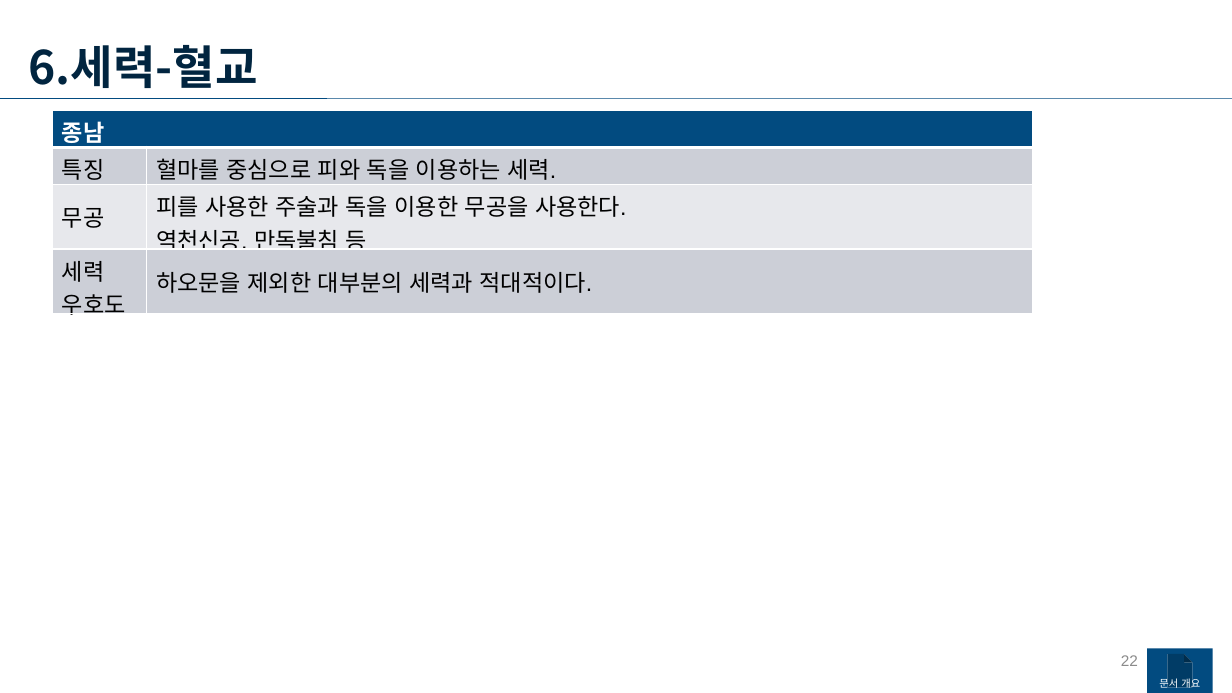
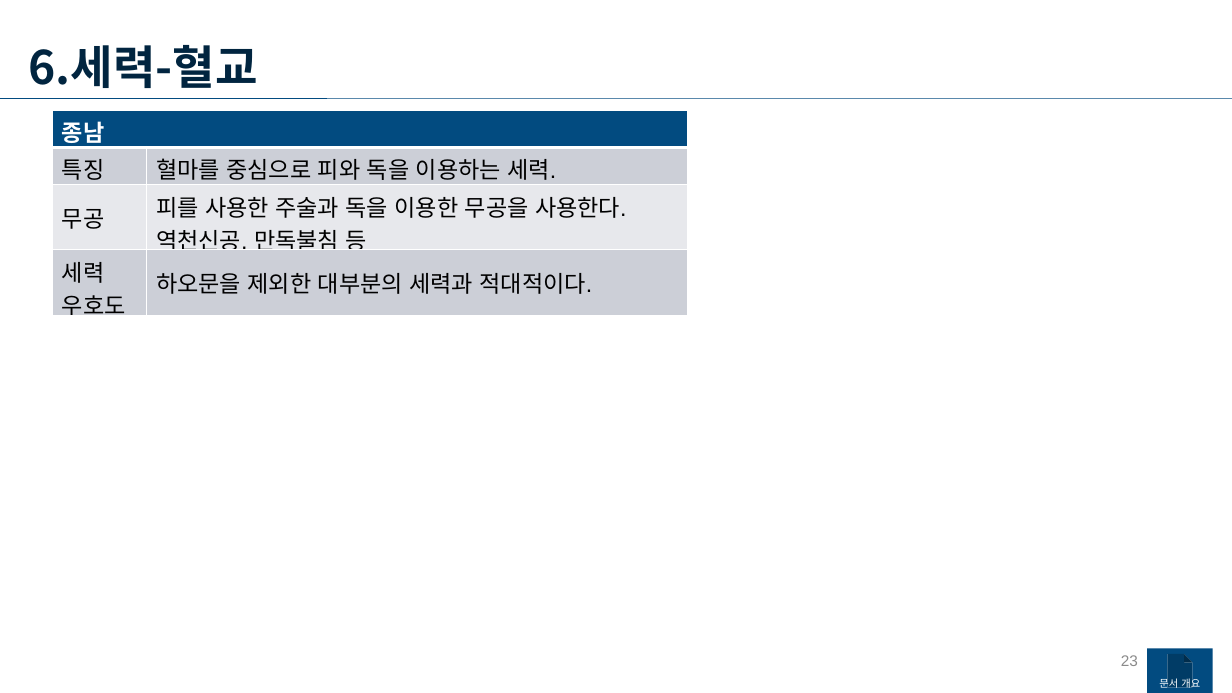
Before and after one commit to yjk0401/unityenginebasic_9th, a slide deck: slide 23 of 기획/메인 기획서.pptx (slide 22 before the commit). Drawn at 1232x693 pixels with LibreOffice and Linux fonts; fonts in the diff are those of the drawing. Boxes give left, top, right and bottom in pixels: in the first picture for what was removed or moved away, otherwise in the second. Text is boxed around its words. In the diff, an @@ line names an element or a change of style, - is before the commit and + after.

```diff
--- a/기획/메인 기획서.pptx
+++ b/기획/메인 기획서.pptx
@@ table at (53, 110, 688, 324) @@
@@ list level 1 to 2 in "종남" @@
@@ table: place and size @@
-table at (53, 110, 1033, 323)
+table at (53, 110, 688, 324)
@@ page number at (1121, 655, 1138, 666): text changed @@
-22
+23
```
Also in this commit, not shown: 11 other slides changed, 3 slides added, 3 other files.
